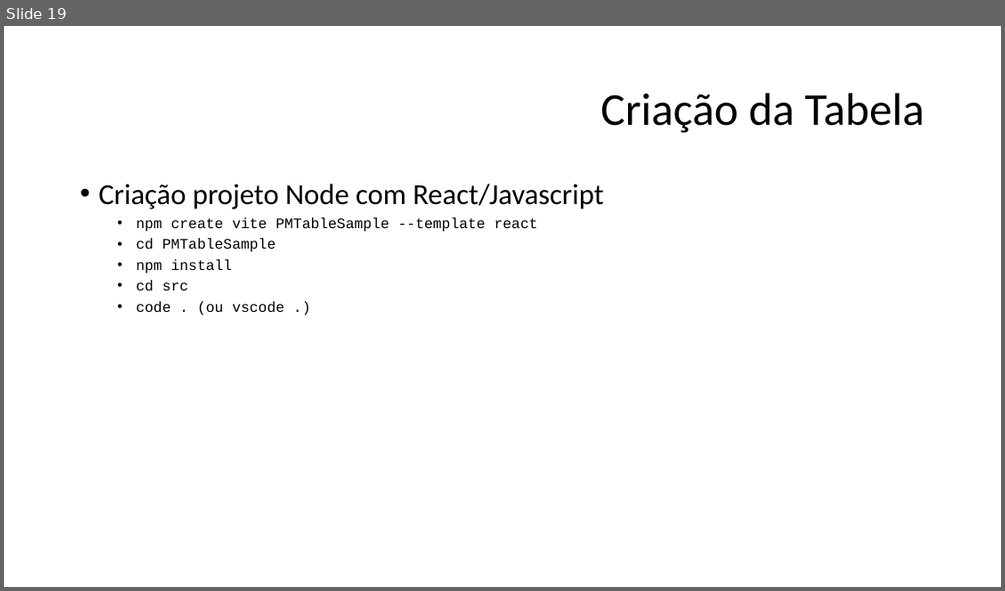
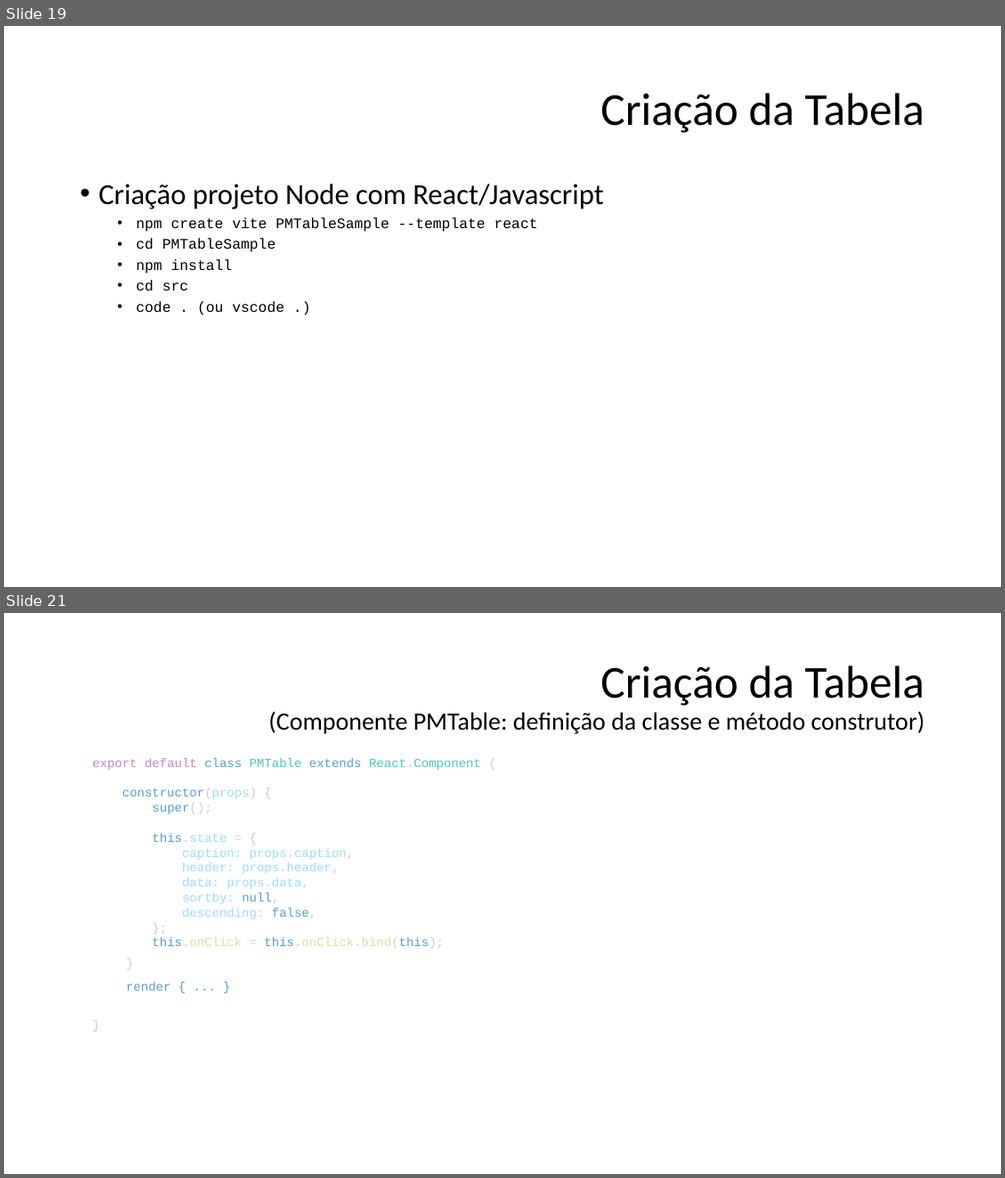
Before and after one commit to tadeumaffeis/ProgramacaoMultiplataforma, a slide deck: Aulas/04 - Criação de Tabela com Controles/04 - Tabela com Controles.pptx. Shown one above the other, each under a label of ours: slide 19 before the commit, slides 19 and 21 after it; the slides between them are not shown. The pictures are 1005x591 and 1005x1178 pixels, drawn with LibreOffice and Linux fonts; fonts in the diff are those of the drawing. Boxes give left, top, right and bottom in pixels: in the first picture for what was removed or moved away, otherwise in the second. Text is boxed around its words. In the diff, an @@ line names an element or a change of style, - is before the commit and + after.

```diff
--- a/Aulas/04 - Criação de Tabela com Controles/04 - Tabela com Controles.pptx
+++ b/Aulas/04 - Criação de Tabela com Controles/04 - Tabela com Controles.pptx
@@ slide 21 added at (4,613,1001,1174), background #FFFFFF @@
@@ title added at (268,666,925,734), 24 pt, text #000000 @@
+Criação da Tabela
+(Componente PMTable: definição da classe e método construtor)
@@ text added at (92,758,481,990), 12 pt, text #9CDCFE @@
+export default class PMTable extends React.Component {
+constructor(props) {
+super();
+this.state = {
+caption: props.caption,
+header: props.header,
+data: props.data,
+sortby: null,
+descending: false,
+};
+this.onClick = this.onClick.bind(this);
+}
+render { ... }
+}
```
Also in this commit, not shown: 3 slides changed, 3 other slides added, 7 other files.
